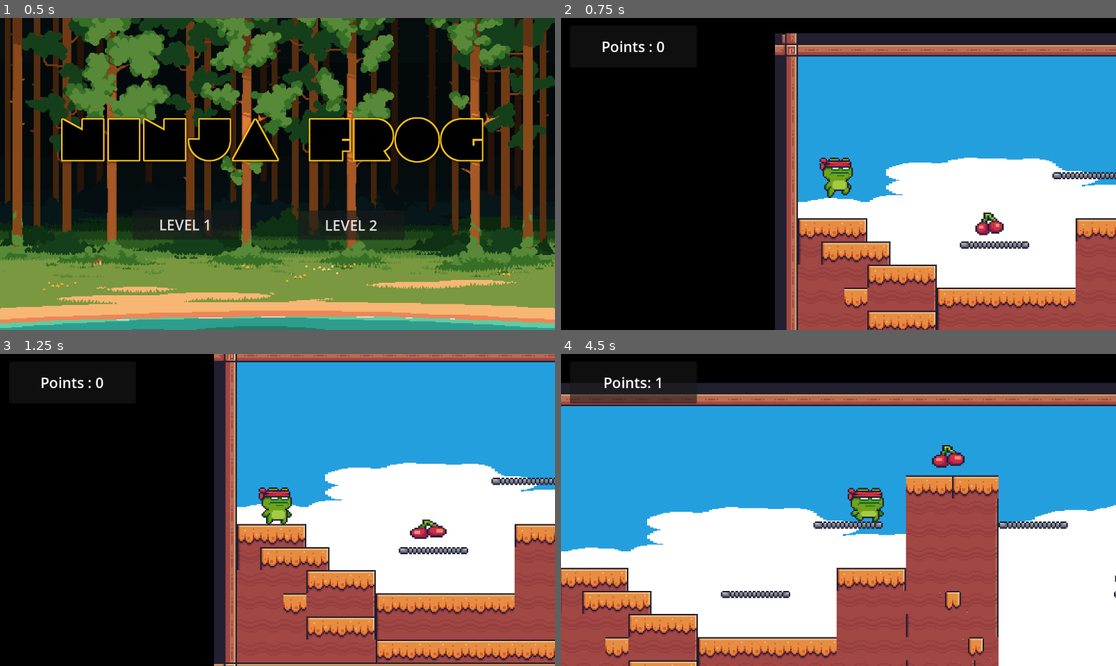
Above: before the commit, frames 1-4 (two rows, left to right).
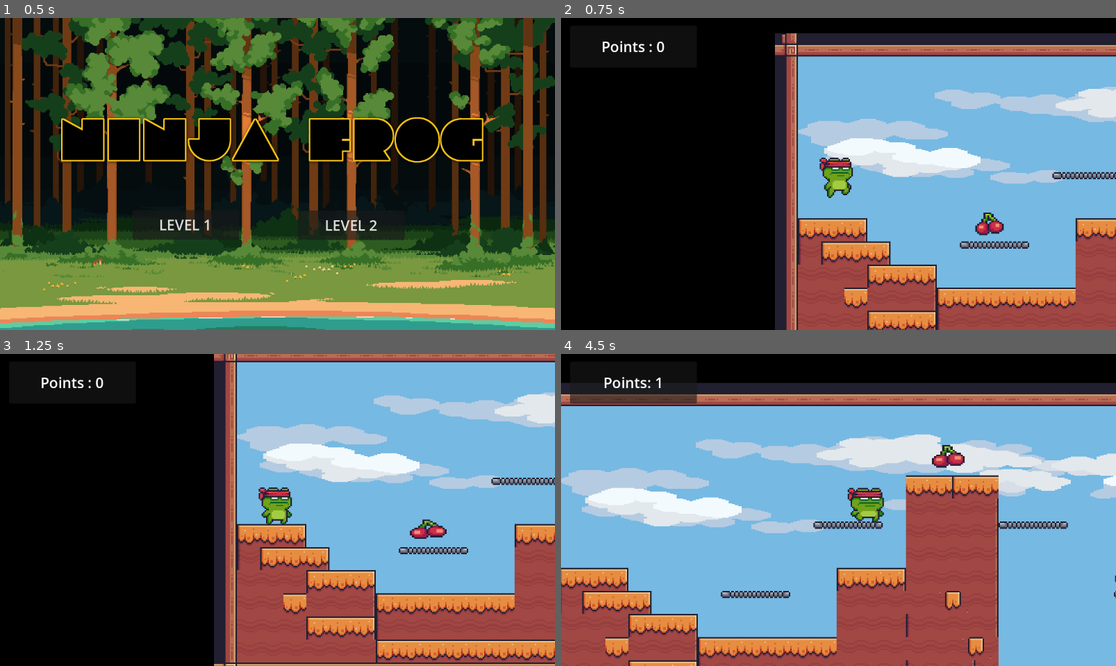
Above: after the commit, the same moments.

Repository: Nasser-Alzaid/Ninja-Frog-2D
Game: Godot game, scene res://sense/Main_Menu.tscn
Two runs of this game, one before a commit and one after it. Both use one fixed random seed, a clock stepped at 60 frames per second and the inputs below.
Inputs:
- Up to frame 1 (0.5 s): no input
- Up to frame 2 (0.75 s): click "LEVEL 2" at 0.5 s
- Up to frame 3 (1.25 s): no input
- Up to frame 4 (4.5 s): hold Right (right) 1.28-2.78 s; tap Space (jump) at 1.52, 2.27, 3.77 s; hold Left (left) 2.78-3.53 s; hold Right (right) from 3.53 s (still down)

Frame 1 is identical in both runs. In frame 2, 35% of the frame differs, in the area x 42-100%, y 12-87%; in frame 3, 35%; in frame 4, 59%, in the area x 0-100%, y 16-100%.

Commit message:
change the background

Diff:
--- a/sense/Level1.tscn
+++ b/sense/Level1.tscn
@@ -212,16 +212,16 @@
 [node name="TextureRect" type="TextureRect" parent="SenceObject"]
 texture_filter = 1
 offset_right = 3892.0
-offset_bottom = 643.0
+offset_bottom = 661.0
 texture = ExtResource("2_q8ylj")
-stretch_mode = 1
+expand_mode = 2
 
 [node name="TileMap" type="TileMap" parent="SenceObject"]
 texture_filter = 1
 scale = Vector2(3, 3)
 tile_set = SubResource("TileSet_jqyu1")
 format = 2
-layer_0/tile_data = PackedInt32Array(851968, 458752, 0, 8519 …(3180 unchanged characters)… 2, 0, 851998, 458752, 0, 851999, 65536, 2, 852000, 65536, 2, 852001, 65536, 2, 852002, 65536, 2, 852003, 65536, 2, 852004, 65536, 2, 852005, 458752, 0, 852006, 458752, 0,  …(6091 unchanged characters)…
+layer_0/tile_data = PackedInt32Array(851968, 458752, 0, 8519 …(3180 unchanged characters)… 2, 0, 851998, 458752, 0, 851999, 65536, 0, 852000, 65536, 0, 852001, 65536, 0, 852002, 65536, 0, 852003, 65536, 0, 852004, 65536, 0, 852005, 458752, 0, 852006, 458752, 0,  …(6091 unchanged characters)…
 
 [node name="CharacterBody2D" parent="SenceObject" instance=ExtResource("4_n38wh")]
 position = Vector2(81, 214)
--- a/sense/Level2.tscn
+++ b/sense/Level2.tscn
@@ -1,7 +1,7 @@
 [gd_scene load_steps=9 format=3 uid="uid://dv06i78o4t1h"]
 
 [ext_resource type="Script" path="res://game_manager.gd" id="1_y26lb"]
-[ext_resource type="Texture2D" uid="uid://ipjns23fyfuq" path="res://sky.png" id="2_jt3km"]
+[ext_resource type="Texture2D" uid="uid://fmhcsw4jcdkm" path="res://1.png" id="2_0km5a"]
 [ext_resource type="Texture2D" uid="uid://bqs4x0mch5ckd" path="res://Terrain (16x16).png" id="3_s40fg"]
 [ext_resource type="PackedScene" uid="uid://daffylr2gsr1n" path="res://sense/main_character.tscn" id="4_kvsg1"]
 [ext_resource type="PackedScene" uid="uid://d2v2gyd7b0u38" path="res://sense/trophy_2.tscn" id="6_3at8s"]
@@ -258,7 +258,7 @@
 offset_right = 2746.0
 grow_horizontal = 2
 grow_vertical = 0
-texture = ExtResource("2_jt3km")
+texture = ExtResource("2_0km5a")
 
 [node name="TileMap" type="TileMap" parent="SenceObject"]
 texture_filter = 1
Binary file changed: 1.png
Binary file removed: Yellow.png
Not shown, removed: Yellow.png.import
Binary file removed: sky.png
Not shown, removed: sky.png.import
